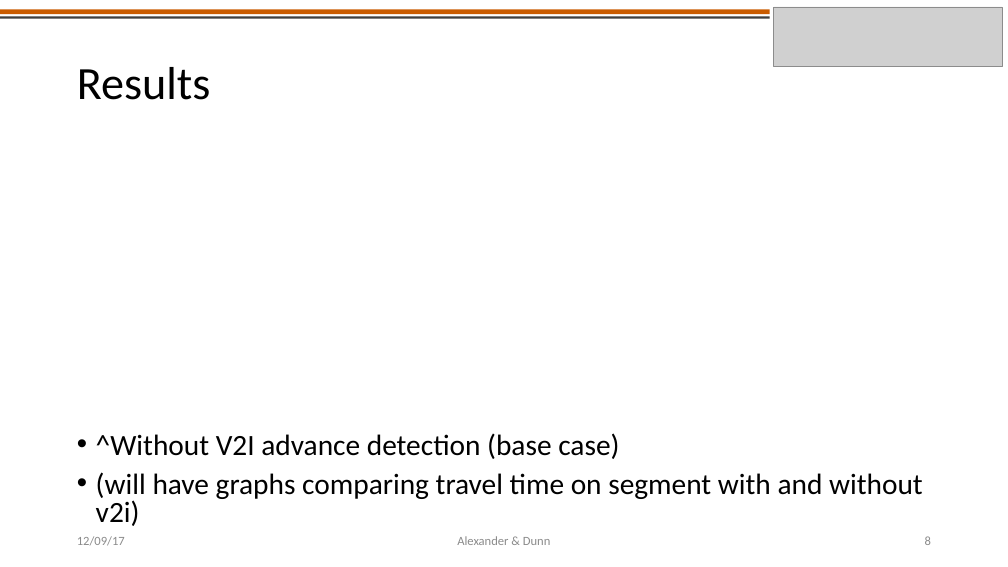
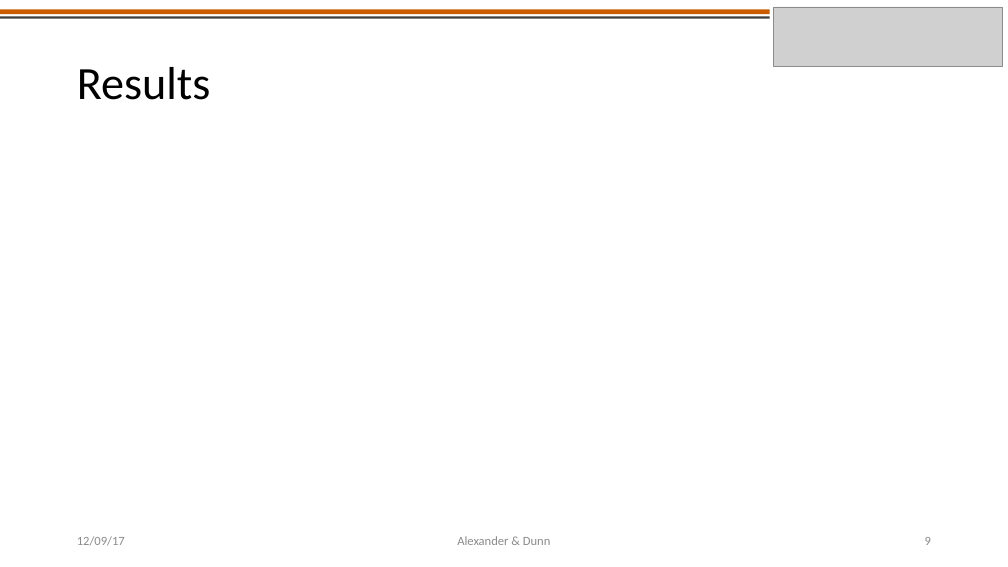
Before and after one commit to americalexander/mrFinishLine, a slide deck: slide 9 of CE391F_project_presentation_alexander_dunn.pptx (slide 8 before the commit). Drawn at 1008x567 pixels with LibreOffice and Linux fonts; fonts in the diff are those of the drawing; grey boxes stand for pictures. Boxes give left, top, right and bottom in pixels: in the first picture for what was removed or moved away, otherwise in the second. Text is boxed around its words. In the diff, an @@ line names an element or a change of style, - is before the commit and + after.

Commit message:
updated presentation and results files

```diff
--- a/CE391F_project_presentation_alexander_dunn.pptx
+++ b/CE391F_project_presentation_alexander_dunn.pptx
@@ text removed at [96, 433, 923, 526] @@
-• ^Without V2I advance detection (base case)
-• (will have graphs comparing travel time on segment with and without v2i)
```
Also in this commit, not shown: 4 other slides changed, 1 slide added, 6 other files.
